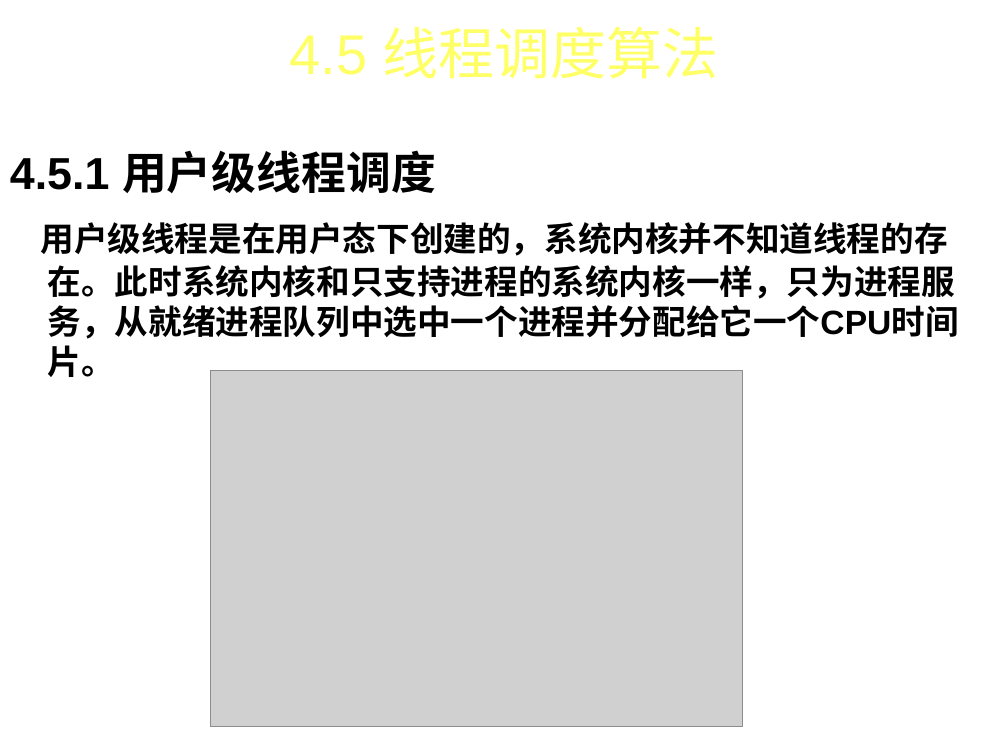
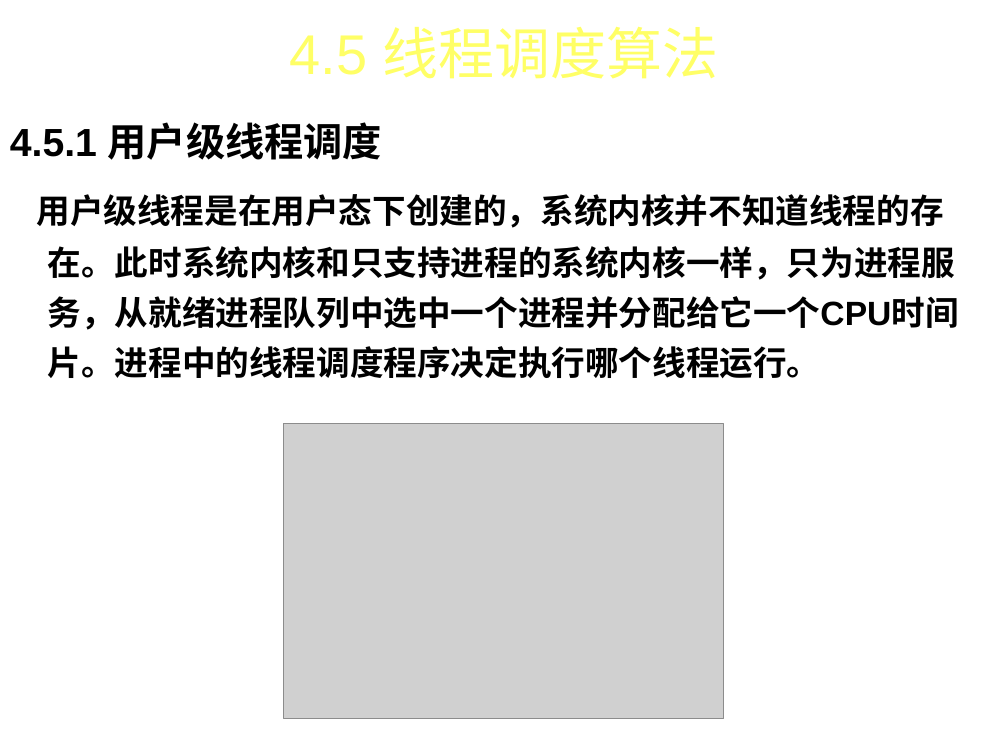
Before and after one commit to FourierAI/Operating-system, a slide deck: slide 43 of 操作系统-第4章.ppt (slide 47 before the commit). Drawn at 1008x756 pixels with LibreOffice and Linux fonts; fonts in the diff are those of the drawing; grey boxes stand for pictures; background and template pictures are left out. Boxes give left, top, right and bottom in pixels: in the first picture for what was removed or moved away, otherwise in the second. Text is boxed around its words. In the diff, an @@ line names an element or a change of style, - is before the commit and + after.

```diff
--- a/操作系统-第4章.ppt
+++ b/操作系统-第4章.ppt
@@ text "4.5.1 用户级线程调度": place and size @@
-text "4.5.1 用户级线程调度" at <box>10,150,959,377</box>
+text "4.5.1 用户级线程调度" at <box>10,122,959,378</box>
@@ text at <box>10,122,382,160</box>: size 32 to 28 pt in "4.5.1 用户级线程调度"; less space between paragraphs @@
@@ text at <box>37,194,959,378</box>: text changed @@
-用户级线程是在用户态下创建的，系统内核并不知道线程的存在。此时系统内核和只支持进程的系统内核一样，只为进程服务，从就绪进程队列中选中一个进程并分配给它一个CPU时间片。
+用户级线程是在用户态下创建的，系统内核并不知道线程的存在。此时系统内核和只支持进程的系统内核一样，只为进程服务，从就绪进程队列中选中一个进程并分配给它一个CPU时间片。进程中的线程调度程序决定执行哪个线程运行。
@@ picture: place and size @@
-picture at <box>211,370,743,727</box>
+picture at <box>284,423,725,719</box>
```
Also in this commit, not shown: 40 other slides changed, 2 slides added, 7 slides removed.
